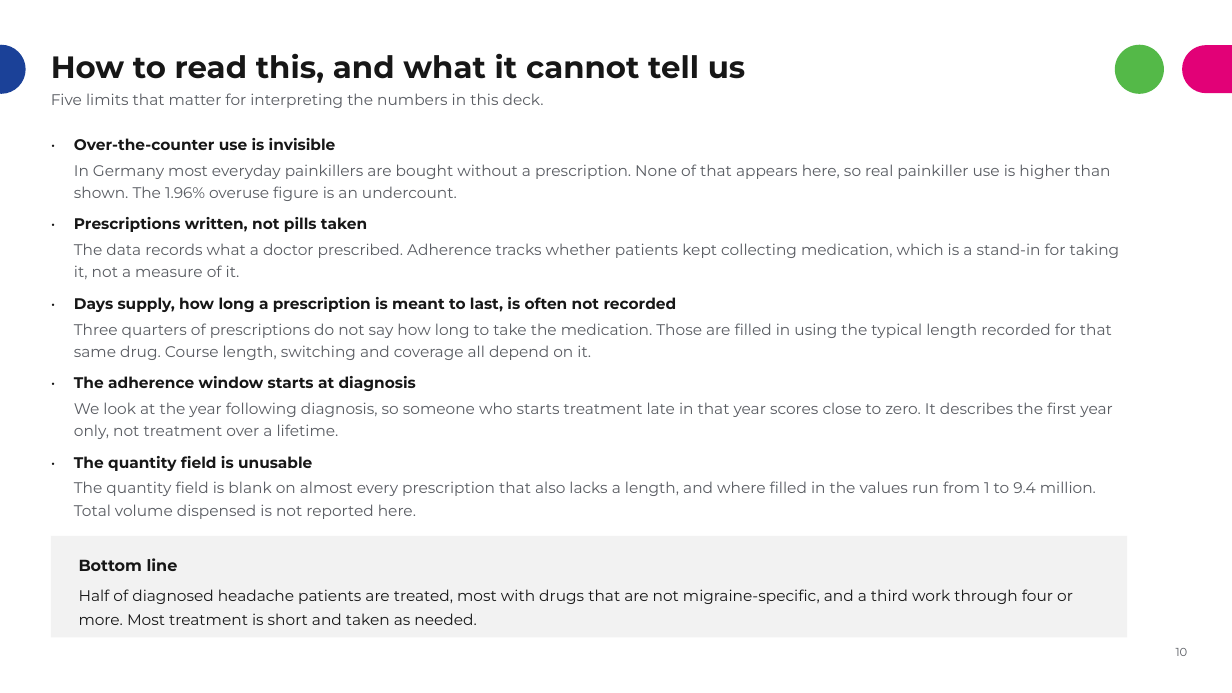
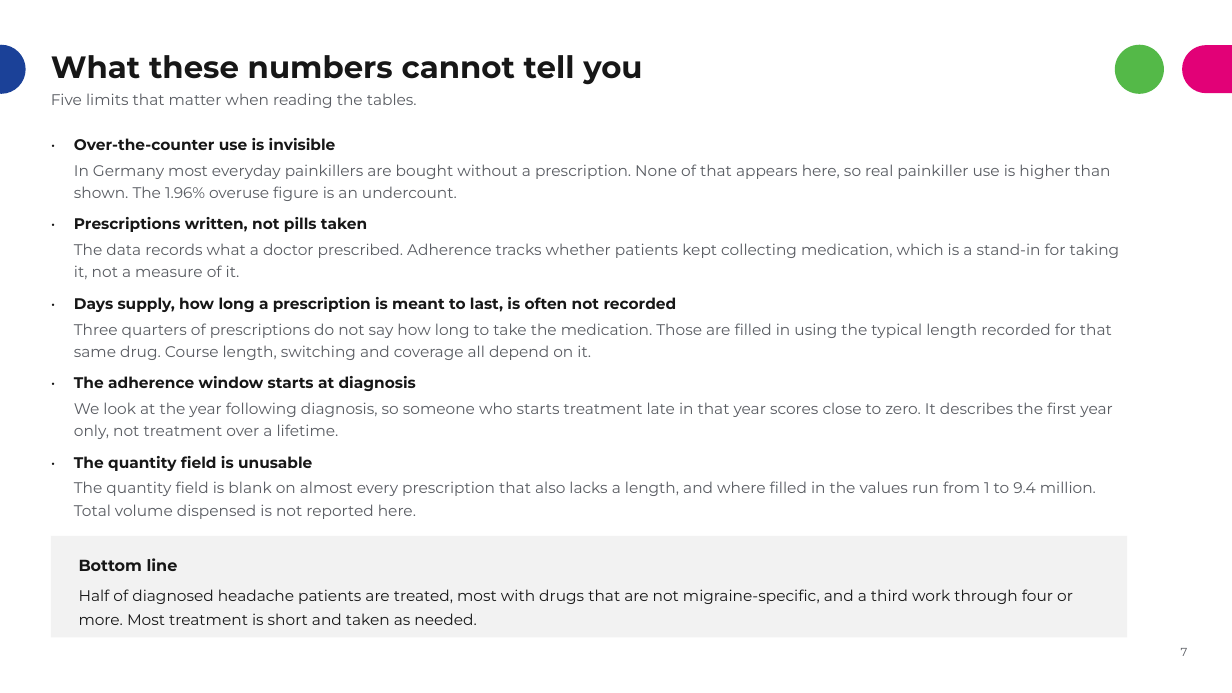
Before and after one commit to rj-irvine/de-migraine, a slide deck: slide 7 of documents/DE_Migraine_Treatment_Patterns_Summary.pptx (slide 11 before the commit). Drawn at 1232x693 pixels with LibreOffice and Linux fonts; fonts in the diff are those of the drawing. Boxes give left, top, right and bottom in pixels: in the first picture for what was removed or moved away, otherwise in the second. Text is boxed around its words. In the diff, an @@ line names an element or a change of style, - is before the commit and + after.

```diff
--- a/documents/DE_Migraine_Treatment_Patterns_Summary.pptx
+++ b/documents/DE_Migraine_Treatment_Patterns_Summary.pptx
@@ title at box(51, 55, 642, 85): text changed @@
-How to read this, and what it cannot tell us
+What these numbers cannot tell you
@@ text at box(51, 93, 417, 108): text changed @@
-Five limits that matter for interpreting the numbers in this deck.
+Five limits that matter when reading the tables.
@@ text at box(1181, 648, 1188, 656): text changed @@
-10
+7
```
Also in this commit, not shown: 6 other slides changed, 4 slides removed.
